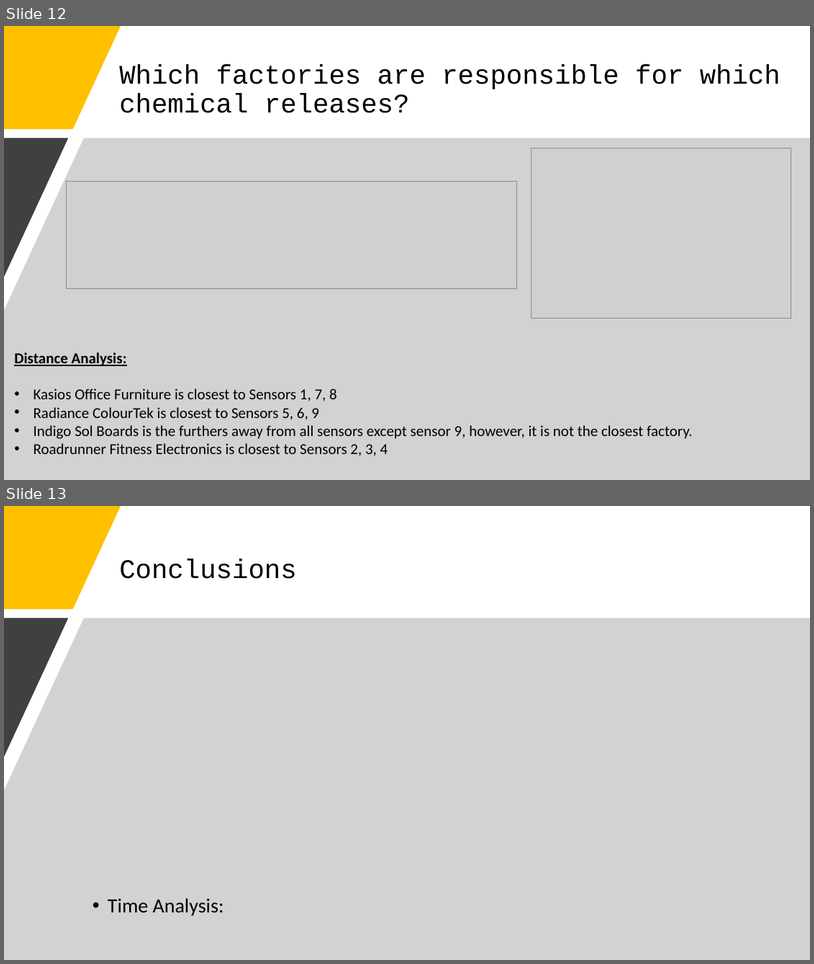
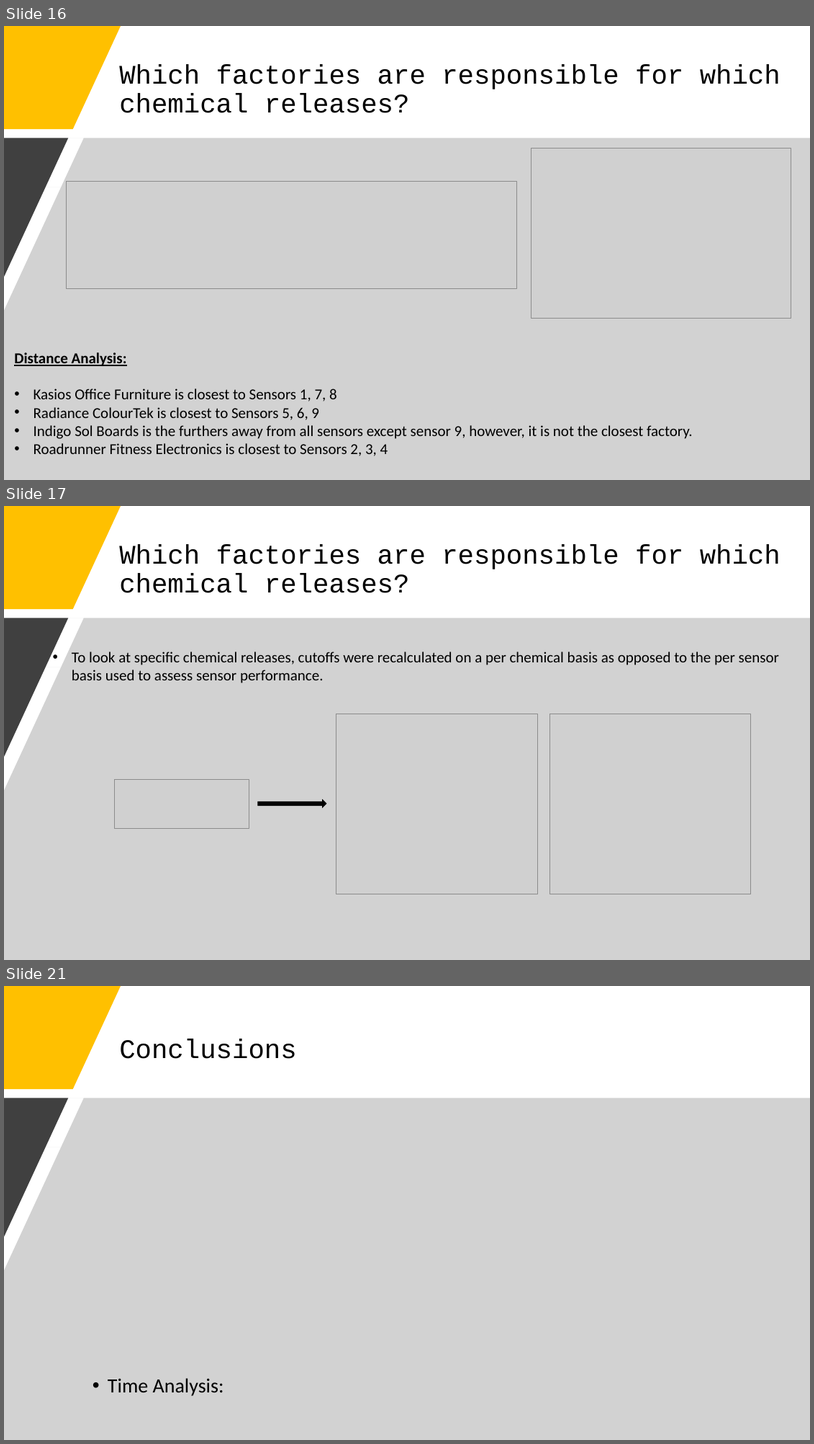
Before and after one commit to j-tice/capstone_final, a slide deck: Capstone Final Project Presentation.pptx. Shown one above the other, each under a label of ours: slides 12 and 13 before the commit, slides 16, 17 and 21 after it; the slides between them are not shown. The pictures are 814x964 and 814x1444 pixels, drawn with LibreOffice and Linux fonts; fonts in the diff are those of the drawing; grey boxes stand for pictures. Boxes give left, top, right and bottom in pixels: in the first picture for what was removed or moved away, otherwise in the second. Text is boxed around its words. In the diff, an @@ line names an element or a change of style, - is before the commit and + after.

```diff
--- a/Capstone Final Project Presentation.pptx
+++ b/Capstone Final Project Presentation.pptx
@@ slide 17 added at (4, 506, 810, 960), background #FFFFFF @@
@@ freeform shape added at (4, 506, 121, 609), fill #FFC000 @@
@@ title added at (119, 544, 781, 593), 32 pt, text #000000 @@
+Which factories are responsible for which chemical releases?
@@ freeform shape added at (4, 618, 810, 960), fill #A6A6A6 at 50% opacity @@
@@ freeform shape added at (4, 618, 68, 757), fill #404040 @@
@@ text added at (72, 651, 779, 683), 18 pt, text #000000 @@
+• To look at specific chemical releases, cutoffs were recalculated on a per chemical basis as opposed to the per sensor basis used to assess sensor performance.
@@ picture added at (337, 713, 539, 894) @@
@@ picture added at (550, 713, 751, 894) @@
@@ picture added at (115, 780, 249, 829) @@
@@ right arrow added at (258, 800, 327, 807), fill #000000, outline #000000 1 pt @@
@@ what was slide 12 is now slide 16 @@
@@ what was slide 13 is now slide 21 @@
```
Also in this commit, not shown: 4 slides changed, 8 other slides added, 1 slide removed.
